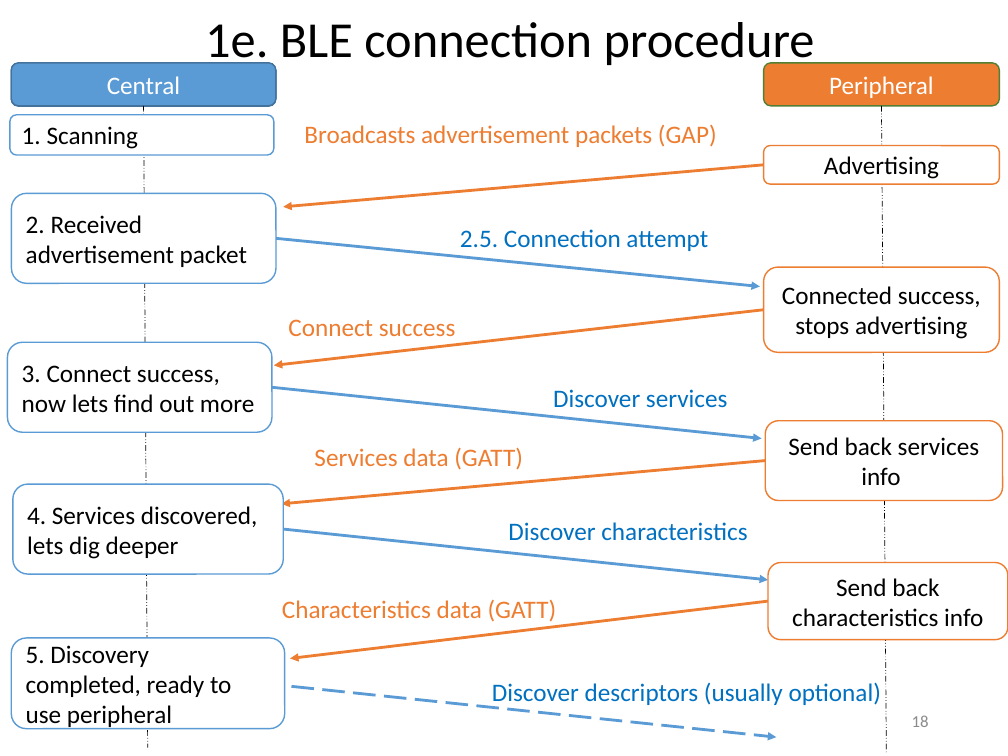
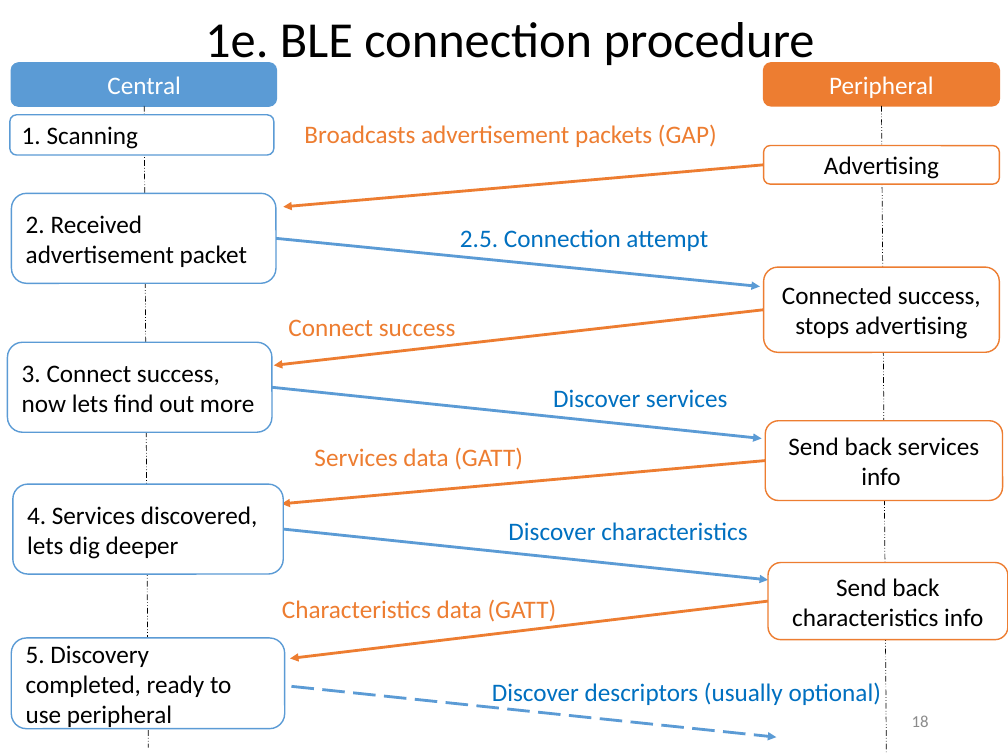
Before and after one commit to yeokm1/intro-to-ble, a slide deck: slide 18 of intro to ble.pptx. Drawn at 1008x756 pixels with LibreOffice and Linux fonts; fonts in the diff are those of the drawing. Boxes give left, top, right and bottom in pixels: in the first picture for what was removed or moved away, otherwise in the second. Text is boxed around its words. In the diff, an @@ line names an element or a change of style, - is before the commit and + after.

```diff
--- a/intro to ble.pptx
+++ b/intro to ble.pptx
@@ rounded rectangle "Observer" at (11,64,275,107): outline #43739E 1 pt to #5B9BD5 1 pt @@
@@ rounded rectangle "Central" at (12,62,276,106): outline #43739E 1 pt to #5B9BD5 1 pt @@
@@ rounded rectangle "Peripheral" at (764,62,1000,106): outline #538035 1 pt to #ED7D31 1 pt @@
```
Also in this commit, not shown: 1 other slide changed, 1 other file.
